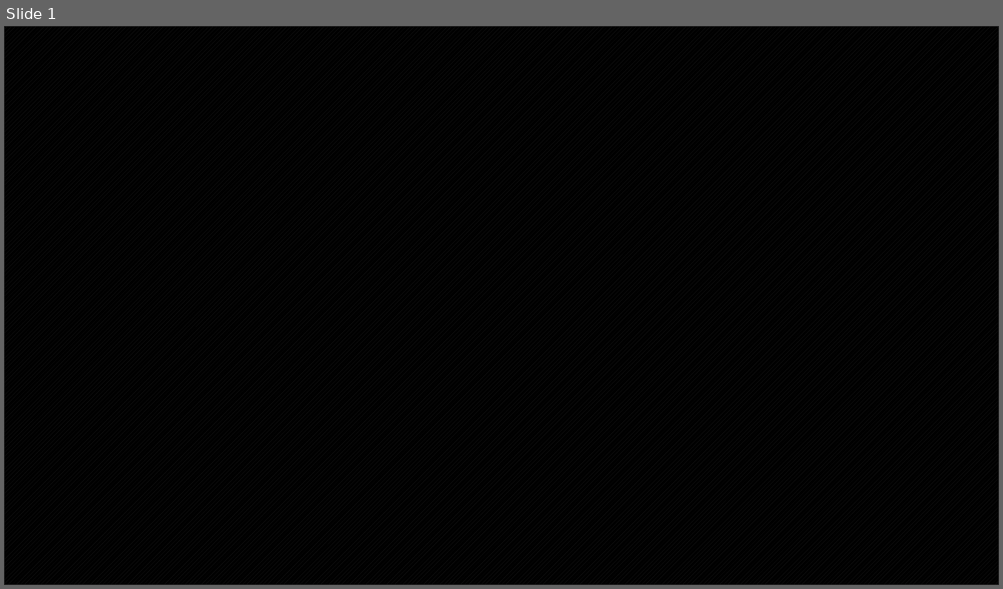
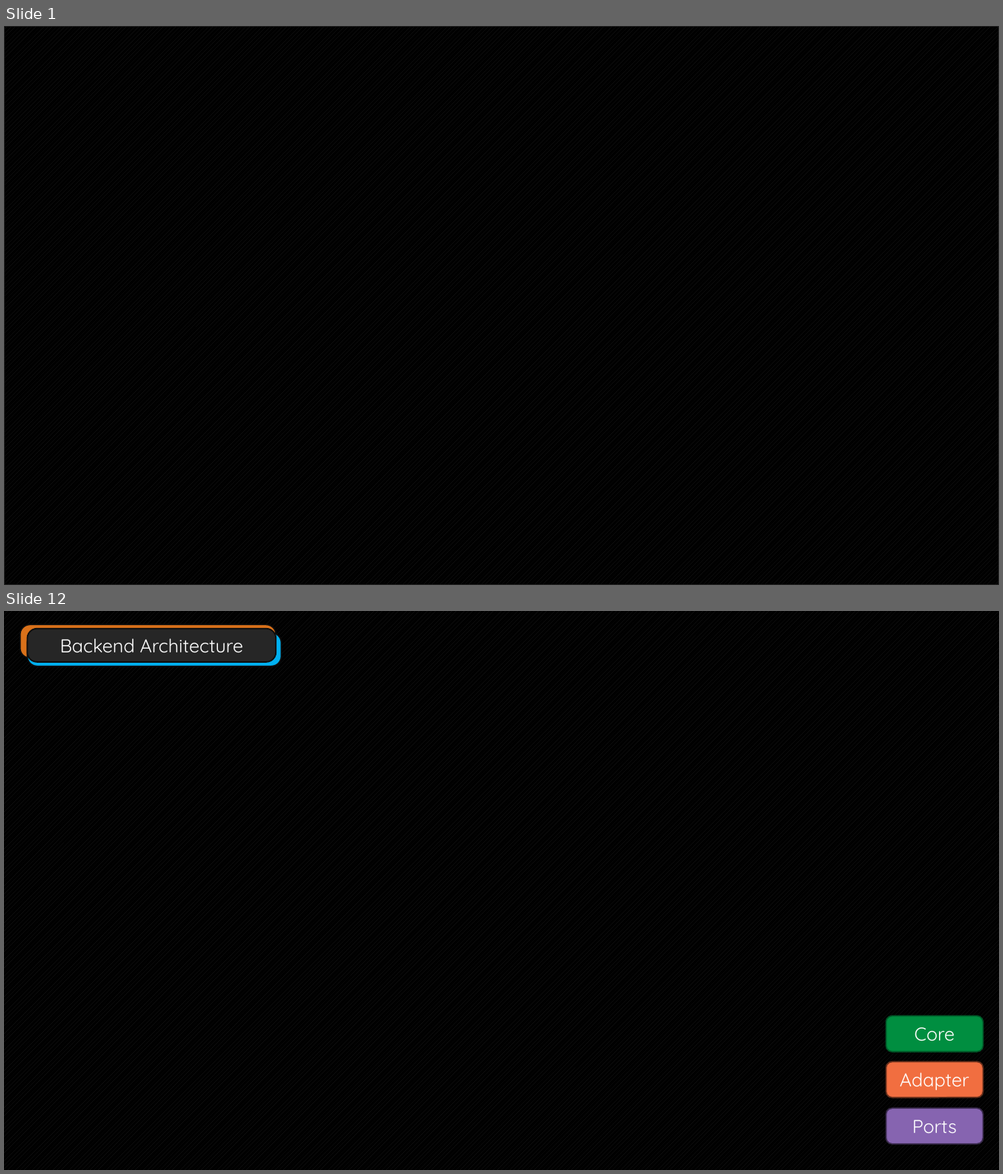
Before and after one commit to endorivium/informational-mastery, a slide deck: SQS/Präsentation.pptx. Shown one above the other, each under a label of ours: slide 1 before the commit, slides 1 and 12 after it; the slides between them are not shown. The pictures are 1003x589 and 1003x1174 pixels, drawn with LibreOffice and Linux fonts; fonts in the diff are those of the drawing; background and template pictures are left out. Boxes give left, top, right and bottom in pixels: in the first picture for what was removed or moved away, otherwise in the second. Text is boxed around its words. In the diff, an @@ line names an element or a change of style, - is before the commit and + after.

```diff
--- a/SQS/Präsentation.pptx
+++ b/SQS/Präsentation.pptx
@@ slide 12 added at [4,611,999,1170], background picture (left out) @@
@@ rounded rectangle added at [20,624,276,658], fill #D9711A, outline #0D0D0D 1.25 pt @@
@@ rounded rectangle added at [27,632,281,667], fill #00B0F0, outline #0D0D0D 1.25 pt @@
@@ rounded rectangle added at [27,629,276,663], fill #262626, outline #0D0D0D 1.25 pt, 18 pt, text #FFFFFF @@
+Backend Architecture
@@ rounded rectangle added at [886,1016,983,1052], fill #008E40, outline #005828 1.25 pt, 18 pt, text #FFFFFF @@
+Core
@@ rounded rectangle added at [886,1062,983,1098], fill #F16E40, outline #6A301C 1.25 pt, 18 pt, text #FFFFFF @@
+Adapter
@@ rounded rectangle added at [886,1109,983,1145], fill #8664B0, outline #3B2C4D 1.25 pt, 18 pt, text #FFFFFF @@
+Ports
```
Also in this commit, not shown: 1 slide changed, 17 other slides added, 1 slide removed, 8 other files.
